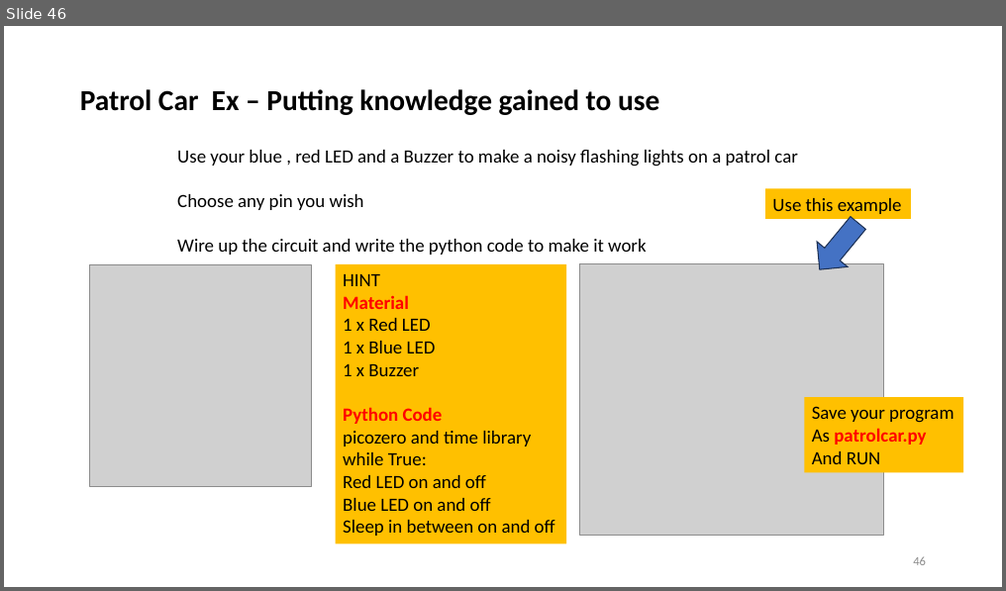
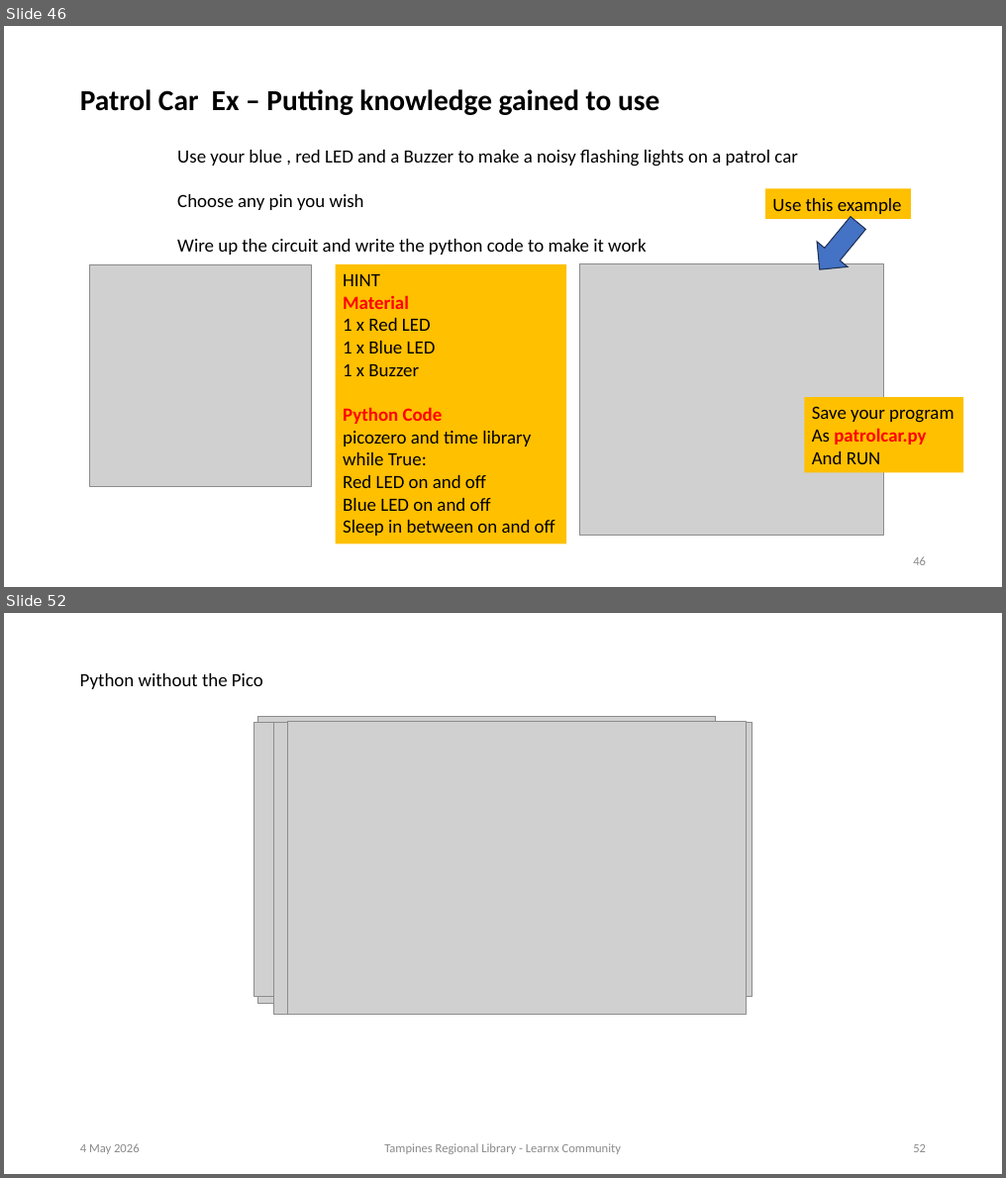
Before and after one commit to ssgoh/Pi-Python-Workshop, a slide deck: Pi Pico Python Course with Picozero Library.pptx. Shown one above the other, each under a label of ours: slide 46 before the commit, slides 46 and 52 after it; the slides between them are not shown. The pictures are 1006x591 and 1006x1178 pixels, drawn with LibreOffice and Linux fonts; fonts in the diff are those of the drawing; grey boxes stand for pictures. Boxes give left, top, right and bottom in pixels: in the first picture for what was removed or moved away, otherwise in the second. Text is boxed around its words. In the diff, an @@ line names an element or a change of style, - is before the commit and + after.

```diff
--- a/Pi Pico Python Course with Picozero Library.pptx
+++ b/Pi Pico Python Course with Picozero Library.pptx
@@ slide 52 added at <box>4,613,1002,1174</box>, background #FFFFFF @@
@@ text added at <box>80,673,263,689</box>, 18 pt, text #000000 @@
+Python without the Pico
@@ picture added at <box>254,722,751,997</box> @@
@@ picture added at <box>257,716,715,1003</box> @@
@@ picture added at <box>273,722,731,1015</box> @@
@@ picture added at <box>288,722,746,1015</box> @@
@@ text added at <box>80,1144,140,1155</box>, 12 pt, text #8C8C8C @@
+4 May 2026
@@ text added at <box>384,1144,621,1155</box>, 12 pt, text #8C8C8C @@
+Tampines Regional Library - Learnx Community
@@ page number added at <box>913,1145,926,1153</box>, 12 pt, text #8C8C8C @@
+52
```
Also in this commit, not shown: 53 slides changed, 4 other slides added, 2 other files.
